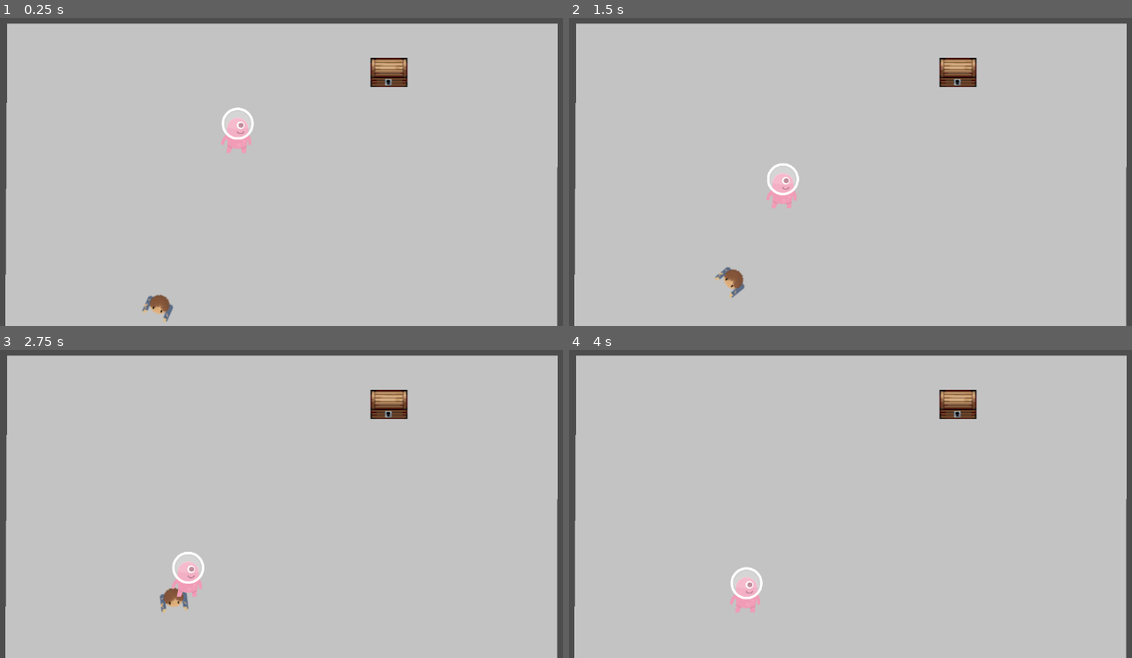
Above: before the commit, frames 1-4 (two rows, left to right).
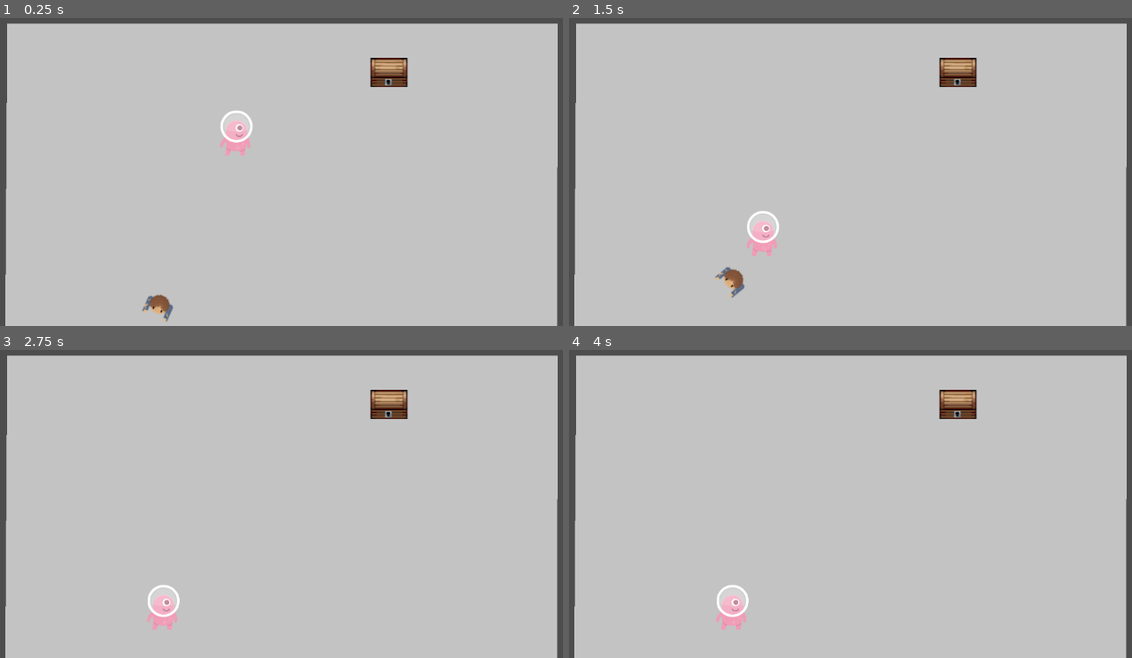
Above: after the commit, the same moments.

Repository: MashdorDev/AI-Treasure-Hunt
Game: Godot game, scene res://Scenes/scene.tscn
The game is run twice, just before and just after one commit, with the same random seed, the same clock (stepped at 60 frames per second) and the same inputs.
Inputs (mouse positions are in pixels of both pictures, inside the frame that each line leads up to):
- Up to frame 1 (0.25 s): no input
- Up to frame 2 (1.5 s): move the mouse to (963, 107) at 0.52 s; click (963, 107) at 0.67 s; move the mouse to (664, 147) at 1.27 s; click (664, 147) at 1.42 s
- Up to frame 3 (2.75 s): move the mouse to (309, 371) at 2.02 s; click (309, 371) at 2.17 s
- Up to frame 4 (4 s): move the mouse to (771, 537) at 2.77 s; click (771, 537) at 2.92 s; tap Enter at 3.5 s; move the mouse to (1019, 519) at 3.52 s; click (1019, 519) at 3.67 s

The runs differ from the first frame. In frame 1, 0.3% of the frame differs, in the area x 39-46%, y 29-45%; in frame 2, 1.0%; in frame 3, 1.1%, in the area x 26-37%, y 65-91%; in frame 4, 0.9%.

Commit message:
added prediction to the AI to predict where the player is going

Diff:
--- a/Scripts/Enemy.gd
+++ b/Scripts/Enemy.gd
@@ -1,7 +1,8 @@
 extends Node2D
 
-var speed: float = 10.0
+var speed: float = 20.0
 var player: Node2D
+var player_velocity: Vector2  # Assuming this is updated in your player script
 var end_game_triggered: bool = false
 var current_velocity: Vector2 = Vector2()
 var is_seeking: bool = true
@@ -14,7 +15,8 @@
 func _physics_process(delta):
 	if player == null or end_game_triggered or not is_seeking:
 		return
-	seek(player.global_position, delta)
+	player_velocity = player.get("current_velocity")  # Replace 'current_velocity' with the actual variable name in your player script
+	seek(player.global_position + player_velocity * delta, delta)
 
 func seek(target_position: Vector2, delta: float) -> void:
 	var distance_to_player = global_position.distance_to(target_position)
@@ -37,7 +39,6 @@
 	current_velocity += steering * delta
 	global_position += current_velocity * delta
 
-
 func _on_body_entered(body: Node) -> void:
 	print("Body entered: ", body.name)
 	if body == player:
--- a/Scripts/Player.gd
+++ b/Scripts/Player.gd
@@ -1,6 +1,7 @@
 extends Node2D
 
 var speed = 400  # Speed in pixels per second
+var current_velocity = Vector2.ZERO  # Added this line to store the player's current velocity
 
 func _ready():
 	call_deferred("set_name", "Player")  # Defer renaming the node to the next frame
@@ -17,3 +18,6 @@
 		if to_mouse_vector.length() > 10:
 			to_mouse_vector = to_mouse_vector.normalized() * speed
 			global_position += to_mouse_vector * delta
+			current_velocity = to_mouse_vector  # Update the current_velocity variable
+		else:
+			current_velocity = Vector2.ZERO  # Reset the velocity if the player is not moving
